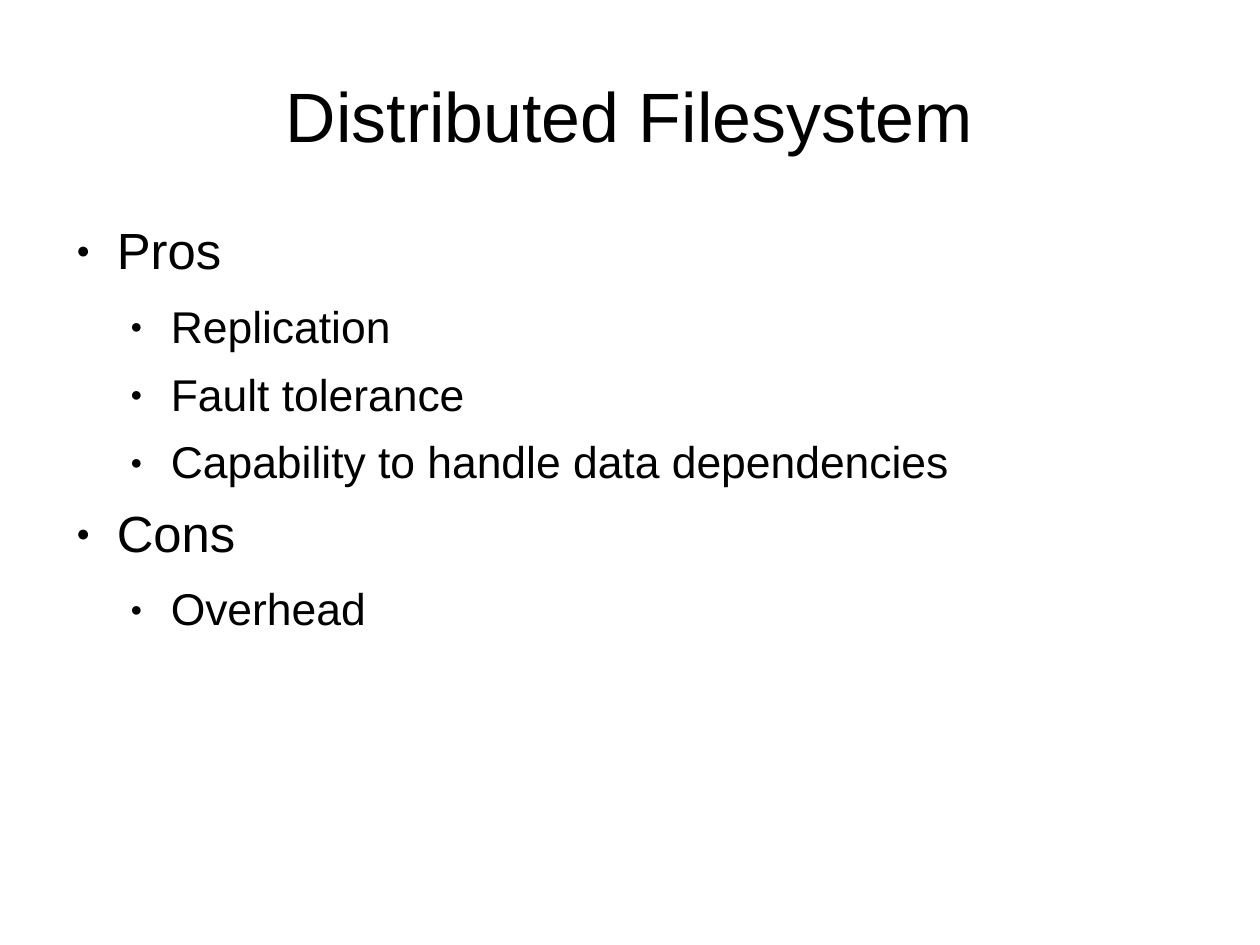
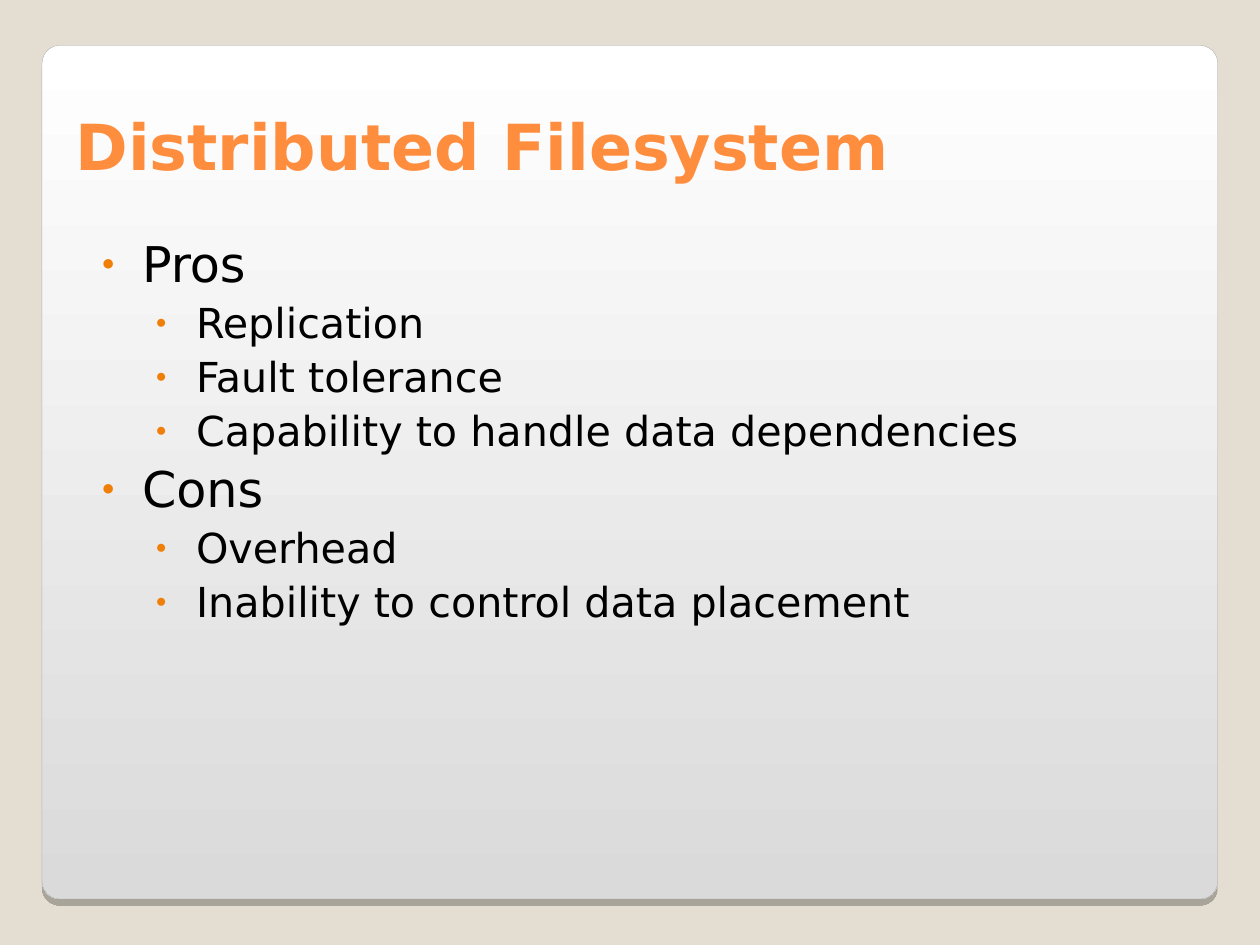
Before and after one commit to saga-project/saga-cpp-legacy-projects, a slide deck: slide 10 of papers/data_intensive/eScience09/RoyalSocietyPresentation.ppt (slide 6 before the commit). Drawn at 1260x945 pixels with LibreOffice and Linux fonts; fonts in the diff are those of the drawing; background and template pictures are left out. Boxes give left, top, right and bottom in pixels: in the first picture for what was removed or moved away, otherwise in the second. Text is boxed around its words. In the diff, an @@ line names an element or a change of style, - is before the commit and + after.

```diff
--- a/papers/data_intensive/eScience09/RoyalSocietyPresentation.ppt
+++ b/papers/data_intensive/eScience09/RoyalSocietyPresentation.ppt
@@ background #FFFFFF to #E3DED1 @@
@@ rounded rectangle added at <box>42,46,1219,900</box>, fill gradient #FFFFFF to #DADADA, outline #A4A3A3 0.17 pt @@
@@ title "Distributed Filesystem" at <box>75,121,888,184</box>: size 44 to 40 pt, font Arial to DejaVu Sans, text colour #000000 to #FF8D3E, bold on; alignment centre to left; line spacing 0.93 to 1; vertical alignment middle to bottom @@
@@ text at <box>142,246,1018,564</box>: size 32 to 31 pt in "Pros", "Cons"; font Arial to DejaVu Sans in "Pros", "Replication", "Fault tolerance", "Capability to handle data dependencies" and 2 more places; size 28 to 26 pt in "Replication", "Fault tolerance", "Capability to handle data dependencies", "Overhead"; line spacing 0.93 to 1; less space between paragraphs; bullet colour #000000 to #F07F09 @@
@@ text at <box>196,585,910,626</box>: paragraph added @@
+  ● Inability to control data placement
```
Also in this commit, not shown: 7 other slides changed, 6 slides added, 1 slide removed.
